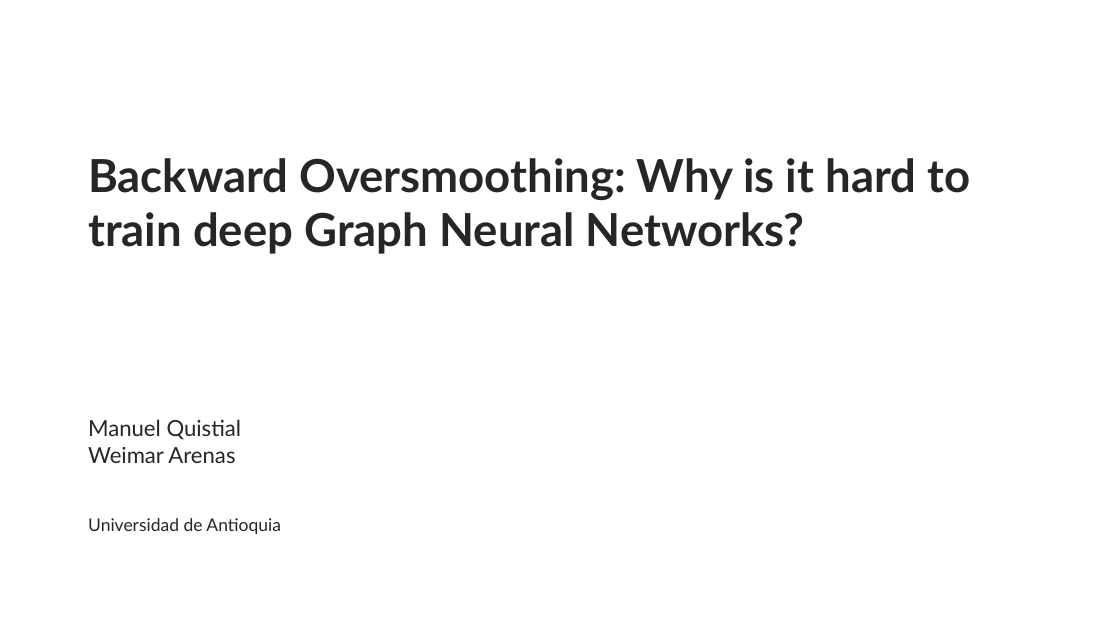
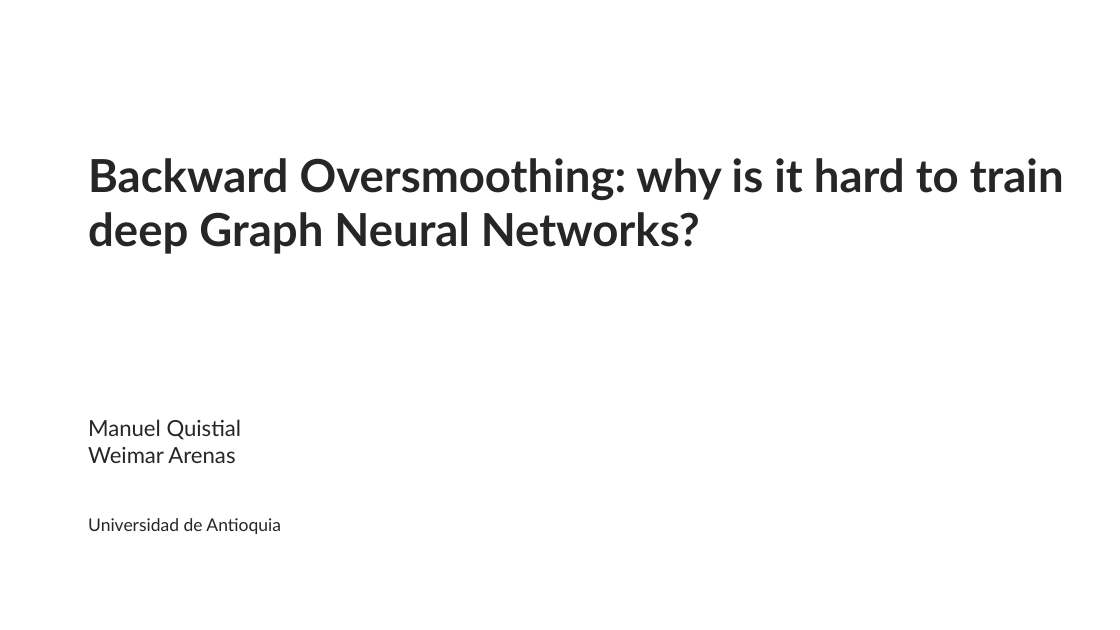
Before and after one commit to WeimarArenas/Proyecto-Grafos, a slide deck: slide 1 of Presentacion_Backward_Oversmoothing.pptx. Drawn at 1120x630 pixels with LibreOffice and Linux fonts; fonts in the diff are those of the drawing. Boxes give left, top, right and bottom in pixels: in the first picture for what was removed or moved away, otherwise in the second. Text is boxed around its words. In the diff, an @@ line names an element or a change of style, - is before the commit and + after.

```diff
--- a/Presentacion_Backward_Oversmoothing.pptx
+++ b/Presentacion_Backward_Oversmoothing.pptx
@@ text at [88, 158, 1064, 254]: text changed @@
-Backward Oversmoothing: Why is it hard to train deep Graph Neural Networks?
+Backward Oversmoothing: why is it hard to train deep Graph Neural Networks?
```
Also in this commit, not shown: 6 other slides changed.
